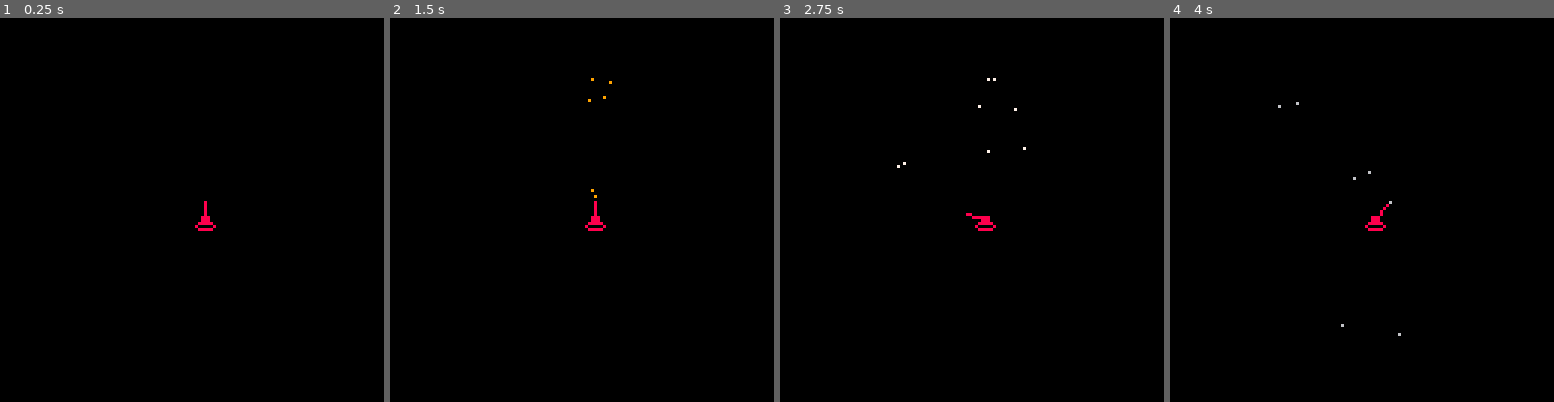
Above: before the commit, frames 1-4 (left to right).
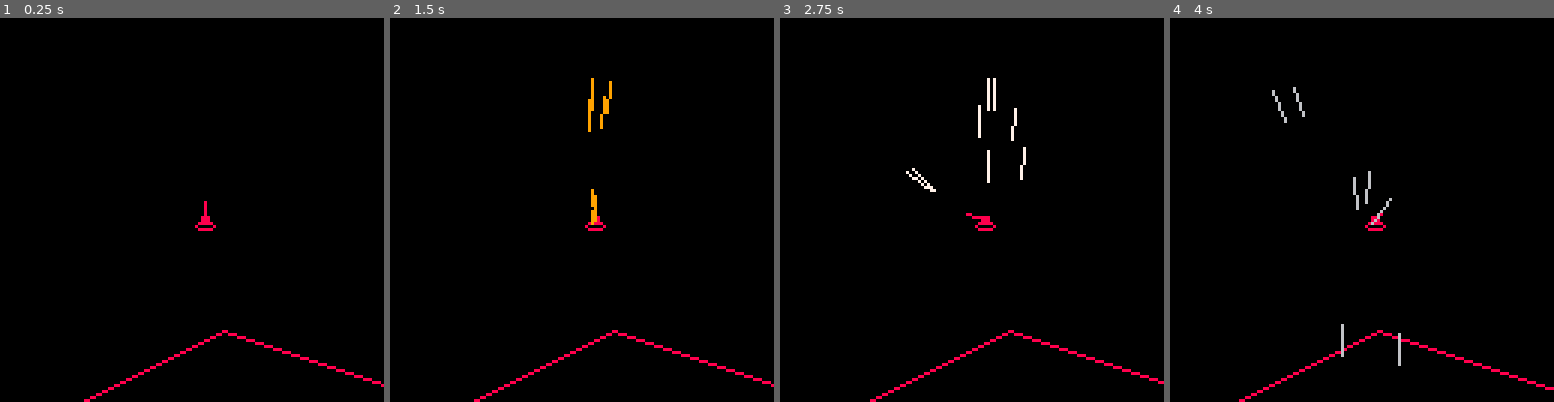
Above: after the commit, the same moments.

Repository: arnodick/spacetank
Game: PICO-8 cartridge tank.p8
Same seed, same stepped clock (60 frames per second), same inputs: the game is played once before the commit and once after it.
Inputs:
- Up to frame 1 (0.25 s): no input
- Up to frame 2 (1.5 s): tap O (Z key) at 0.33, 0.7, 1.43 s; tap X (X key) at 1.07 s
- Up to frame 3 (2.75 s): hold Left 1.97-2.37 s; tap X (X key) at 2.07, 2.4, 2.73 s; tap O (Z key) at 2.22 s
- Up to frame 4 (4 s): hold Right 2.87-3.53 s; tap X (X key) at 3.07, 3.4, 3.73 s; tap O (Z key) at 3.1, 3.98 s

The runs differ from the first frame. In frame 1, 0.6% of the frame differs, in the area x 21-100%, y 81-100%; in frame 2, 1.0%; in frame 3, 1.1%, in the area x 23-100%, y 16-100%; in frame 4, 1.1%.

Commit message:
spaghetti mode

Diff:
--- a/tank.p8
+++ b/tank.p8
@@ -9,6 +9,10 @@
 	cam={0,0}
 	gravity=0.05
 	bulletvel=2
+	ground={}
+	ground[1]={0,120}
+	ground[2]={60,90}
+	ground[3]={120,110}
 	actors={}
 	maketank(50,50,0,0)
 end
@@ -47,7 +51,7 @@
 		spr(1,t.x,t.y)
 		line(t.x+4,t.y+3,t.gun.x,t.gun.y,8)
 	elseif t.t==2 then
-		line(t.x,t.y,t.x,t.y,7)
+		line(t.x,t.y,t.x-t.vec[1]*10,t.y-t.vec[2]*10,7)
 --		rectfill(t.x,t.y,t.x+2,t.y+2,8)
 	end
 end
@@ -79,7 +83,7 @@
 		a.gun.x=a.x+4+a.gun.vec[1]*a.gunlen
 		a.gun.y=a.y+3+a.gun.vec[2]*a.gunlen
 		if btn(4) then
-			makebullet(a.gun.x,a.gun.y,a.gunangle+rnd(0.06)-0.03,bulletvel)
+			makebullet(a.gun.x,a.gun.y,a.gunangle+rnd(0.06)-0.03+a.d,bulletvel+a.vel)
 		end
 	end
 
@@ -104,6 +108,9 @@
 	cls()
 	camera(cam[1],cam[2])
 	pal(7,flr(rnd(15))+1)
+	for a=1,#ground-1 do
+		line(ground[a][1],ground[a][2],ground[a+1][1],ground[a+1][2],8)
+	end
 	foreach(actors,drawactor)
 	if debug then
 		for a=1,#debug_l do
